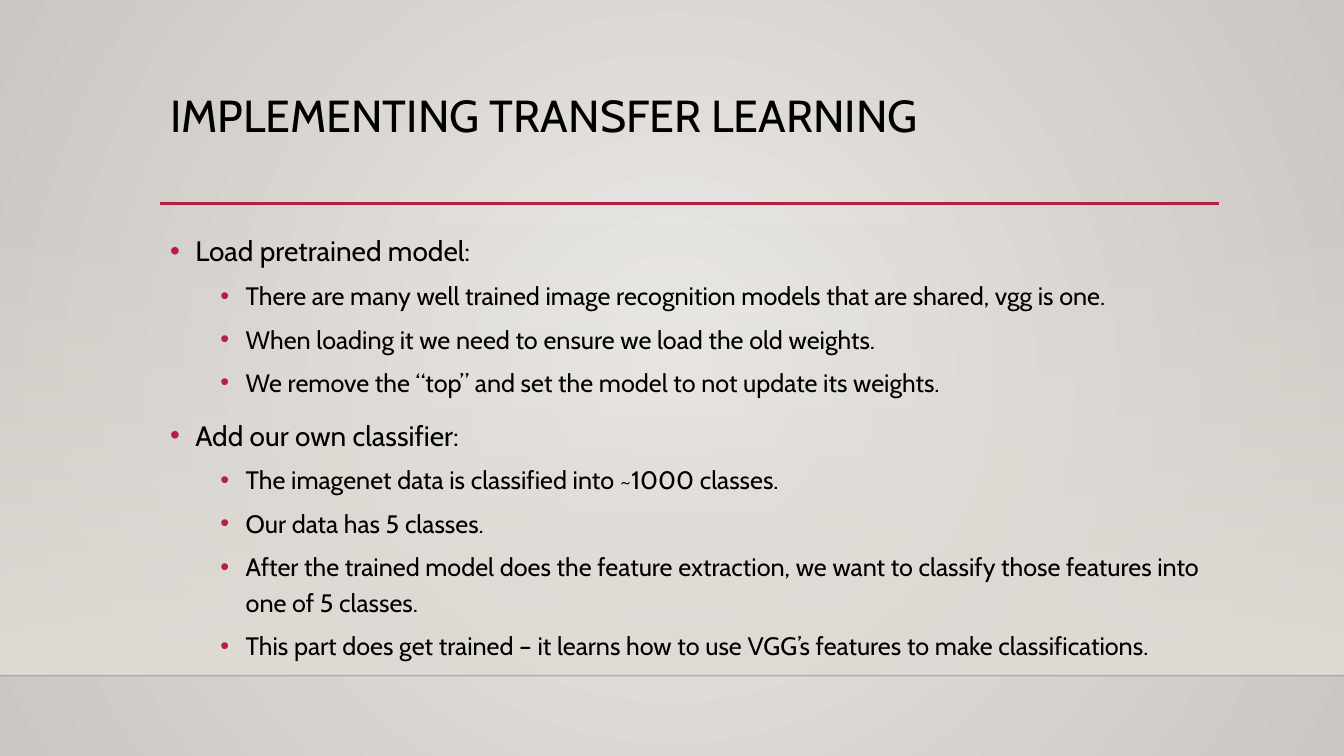
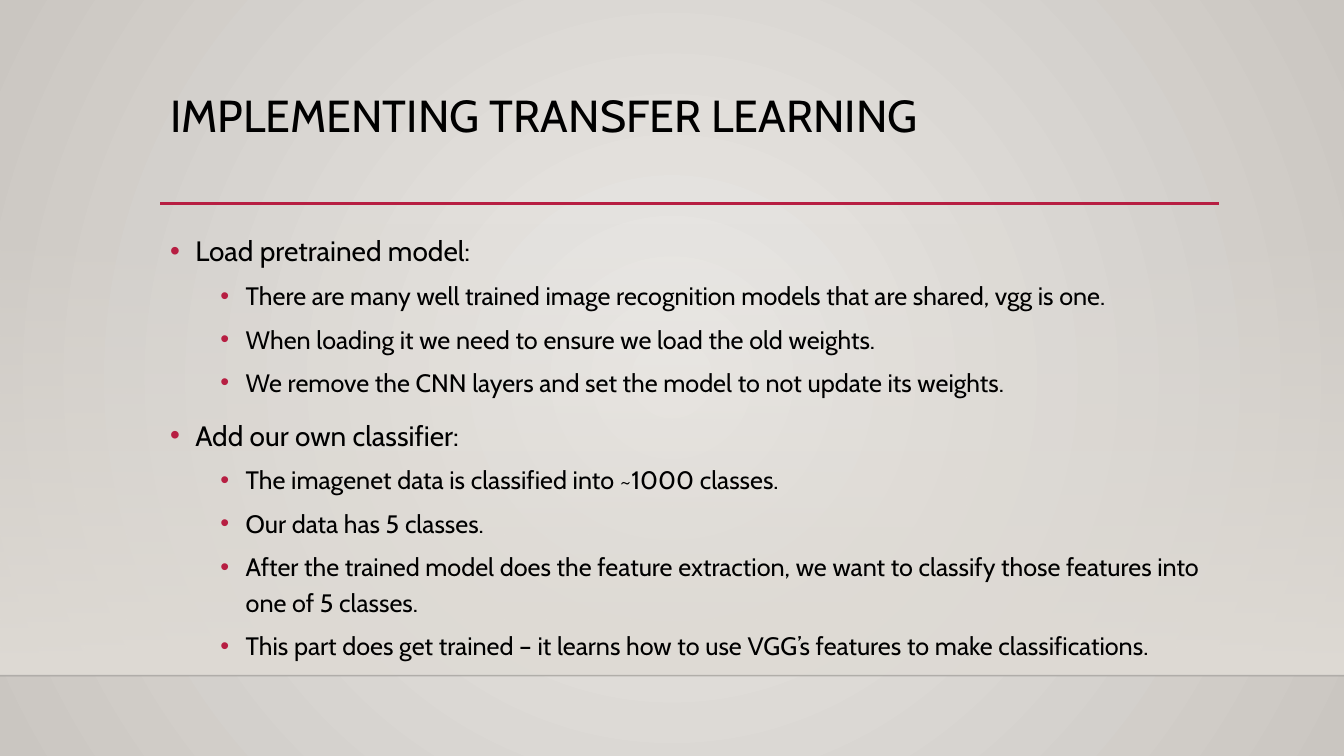
Before and after one commit to AkeemSemperDataScience/Intro_to_Machine_Learning_Students, a slide deck: slide 21 of reference_content/Slides/pytorch_transfer_learn.pptx. Drawn at 1344x756 pixels with LibreOffice and Linux fonts; fonts in the diff are those of the drawing; background and template pictures are left out. Boxes give left, top, right and bottom in pixels: in the first picture for what was removed or moved away, otherwise in the second. Text is boxed around its words. In the diff, an @@ line names an element or a change of style, - is before the commit and + after.

```diff
--- a/reference_content/Slides/pytorch_transfer_learn.pptx
+++ b/reference_content/Slides/pytorch_transfer_learn.pptx
@@ text at (246,373,1003,398): text changed @@
-  • We remove the “top” and set the model to not update its weights.
+  • We remove the CNN layers and set the model to not update its weights.
```
Also in this commit, not shown: 9 other slides changed, 6 other files.
